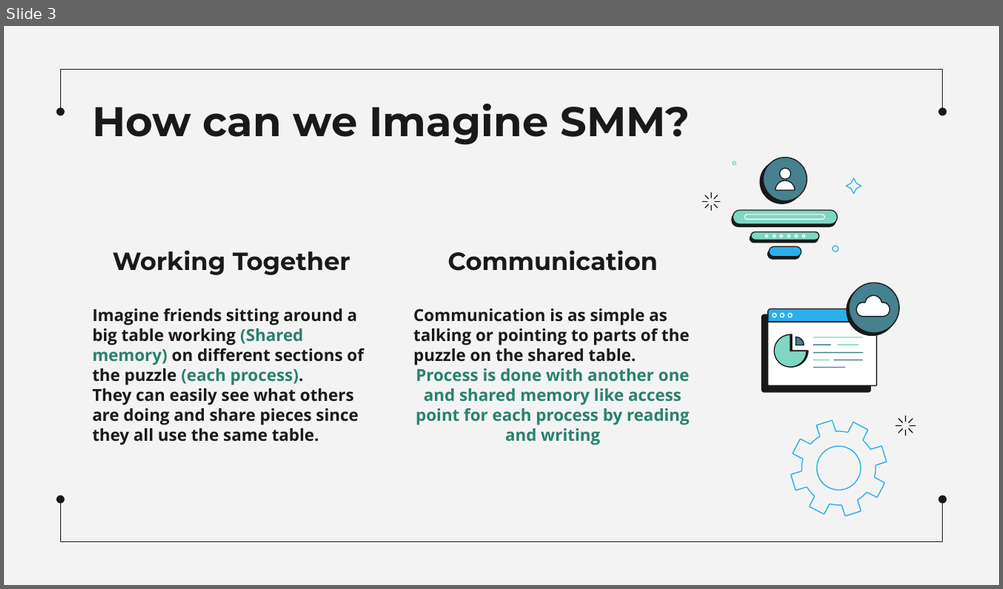
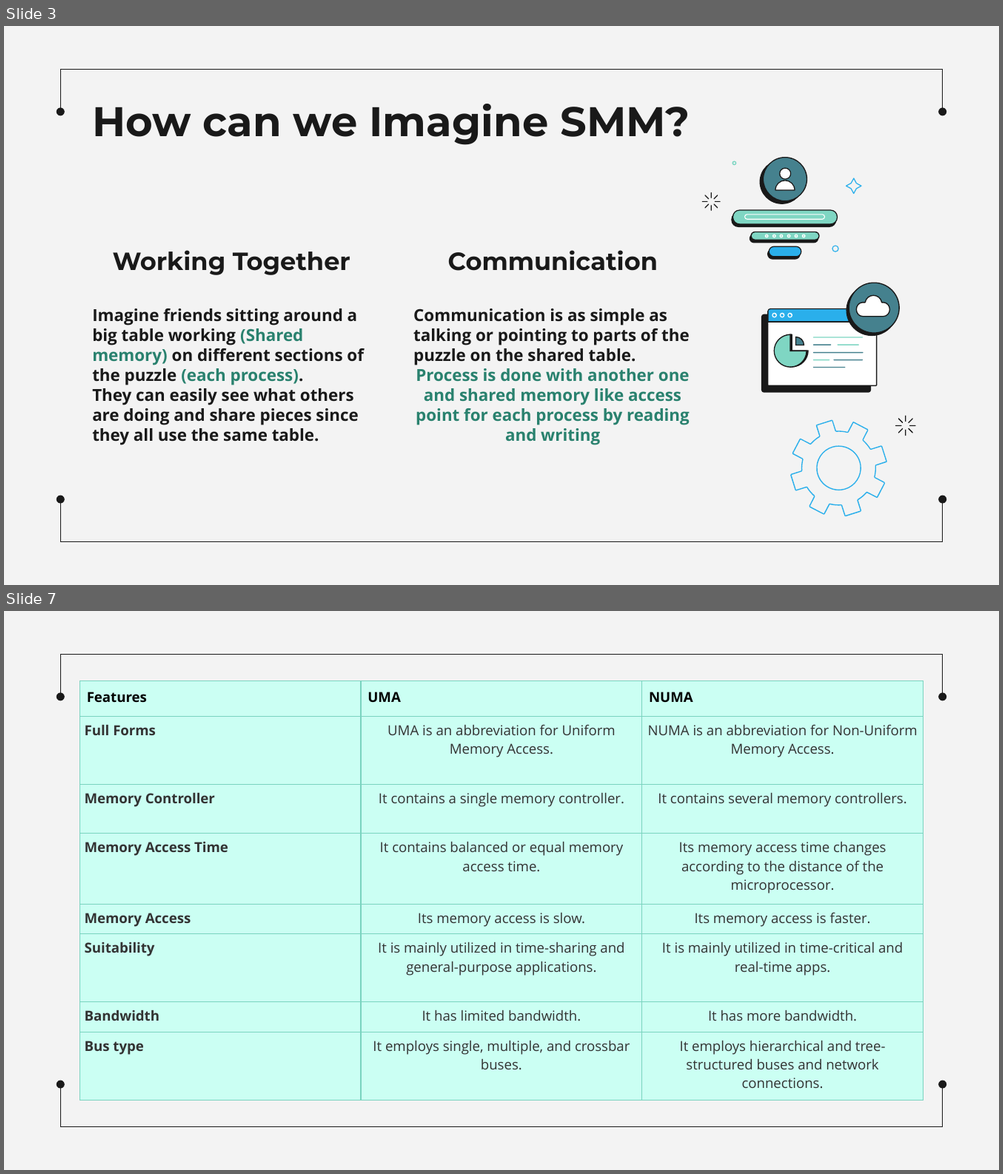
Before and after one commit to MahmoudEssam707/Operating-System, a slide deck: Presentaion on Shared Memory Machines/Sharing Memory Machines.pptx. Shown one above the other, each under a label of ours: slide 3 before the commit, slides 3 and 7 after it; the slides between them are not shown. The pictures are 1003x589 and 1003x1174 pixels, drawn with LibreOffice and Linux fonts; fonts in the diff are those of the drawing. Boxes give left, top, right and bottom in pixels: in the first picture for what was removed or moved away, otherwise in the second. Text is boxed around its words. In the diff, an @@ line names an element or a change of style, - is before the commit and + after.

```diff
--- a/Presentaion on Shared Memory Machines/Sharing Memory Machines.pptx
+++ b/Presentaion on Shared Memory Machines/Sharing Memory Machines.pptx
@@ slide 7 added at <box>4,611,999,1170</box>, background #F3F3F3; not listed: 6 template elements that a slide beside it also shows @@
@@ table added at <box>79,681,924,1100</box>, 8 rows, 3 columns @@
+Features | UMA | NUMA
+Full Forms | UMA is an abbreviation for Uniform Memory Access. | NUMA is an abbreviation for Non-Uniform Memory Access.
+Memory Controller | It contains a single memory controller. | It contains several memory controllers.
+Memory Access Time | It contains balanced or equal memory access time. | Its memory access time changes according to the distance of the microprocessor.
+Memory Access | Its memory access is slow. | Its memory access is faster.
+Suitability | It is mainly utilized in time-sharing and general-purpose applications. | It is mainly utilized in time-critical and real-time apps.
+Bandwidth | It has limited bandwidth. | It has more bandwidth.
+Bus type | It employs single, multiple, and crossbar buses. | It employs hierarchical and tree-structured buses and network connections.
```
Also in this commit, not shown: 4 slides changed, 9 other slides added, 1 slide removed.
